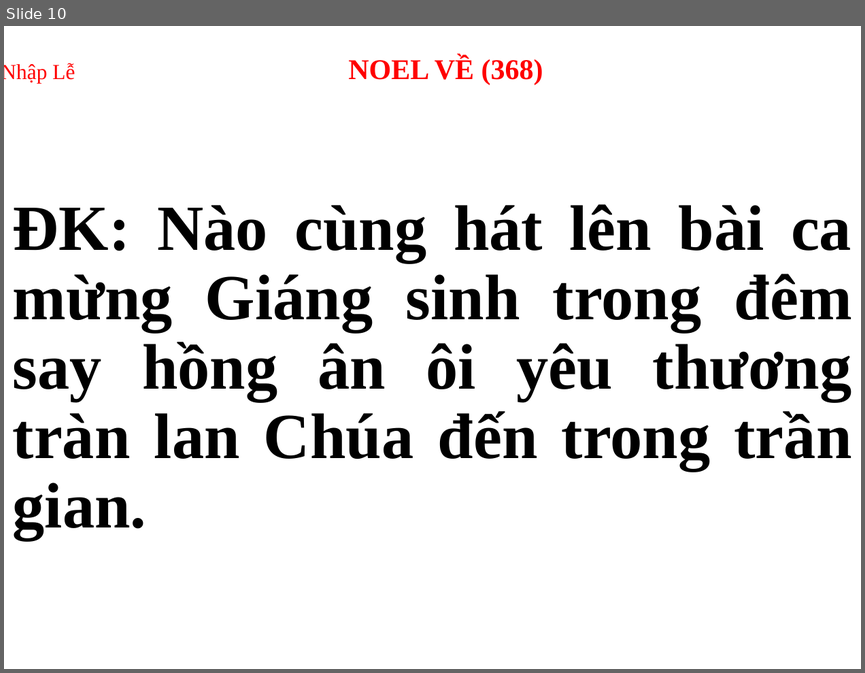
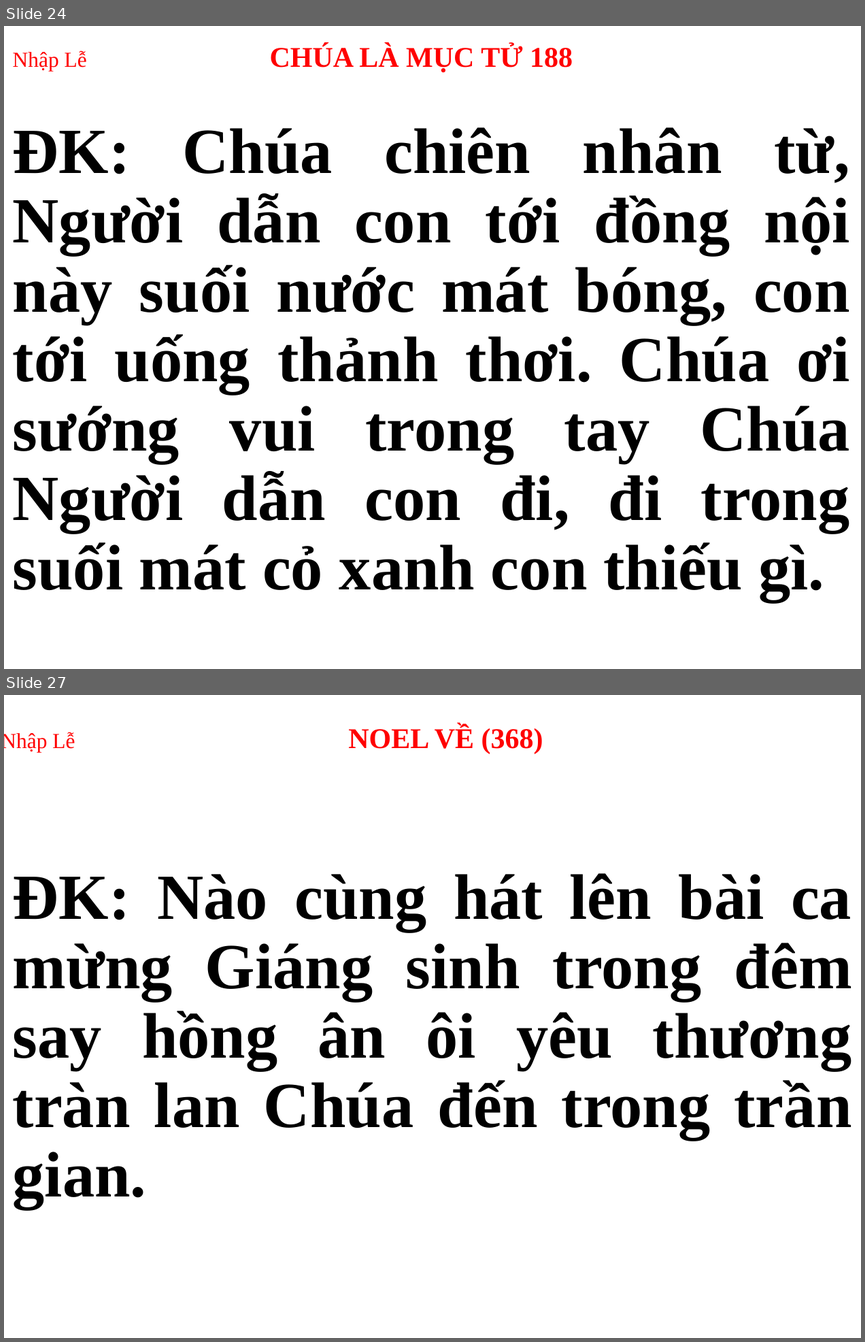
Before and after one commit to peteranh99/usb-songs, a slide deck: Thứ 5.pptx. Shown one above the other, each under a label of ours: slide 10 before the commit, slides 24 and 27 after it; the slides between them are not shown. The pictures are 865x673 and 865x1342 pixels, drawn with LibreOffice and Linux fonts; fonts in the diff are those of the drawing. Boxes give left, top, right and bottom in pixels: in the first picture for what was removed or moved away, otherwise in the second. Text is boxed around its words. In the diff, an @@ line names an element or a change of style, - is before the commit and + after.

```diff
--- a/Thứ 5.pptx
+++ b/Thứ 5.pptx
@@ slide 24 added at (x1=4, y1=26, x2=861, y2=669), background #FFFFFF @@
@@ title added at (x1=13, y1=44, x2=572, y2=73), 24 pt, text #FF0000, bold @@
+Nhập Lễ CHÚA LÀ MỤC TỬ 188
@@ subtitle added at (x1=13, y1=127, x2=851, y2=601), 54 pt, text #000000, bold @@
+ĐK: Chúa chiên nhân từ, Người dẫn con tới đồng nội này suối nước mát bóng, con tới uống thảnh thơi. Chúa ơi sướng vui trong tay Chúa Người dẫn con đi, đi trong suối mát cỏ xanh con thiếu gì.
@@ what was slide 10 is now slide 27 @@
```
Also in this commit, not shown: 3 slides changed, 15 other slides added, 20 slides removed, 13 other files.
